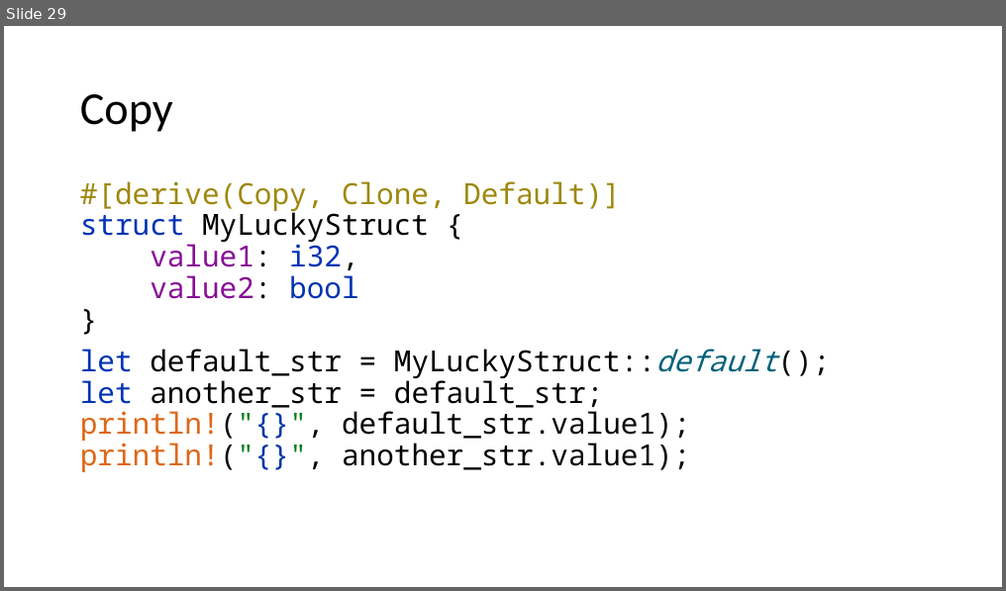
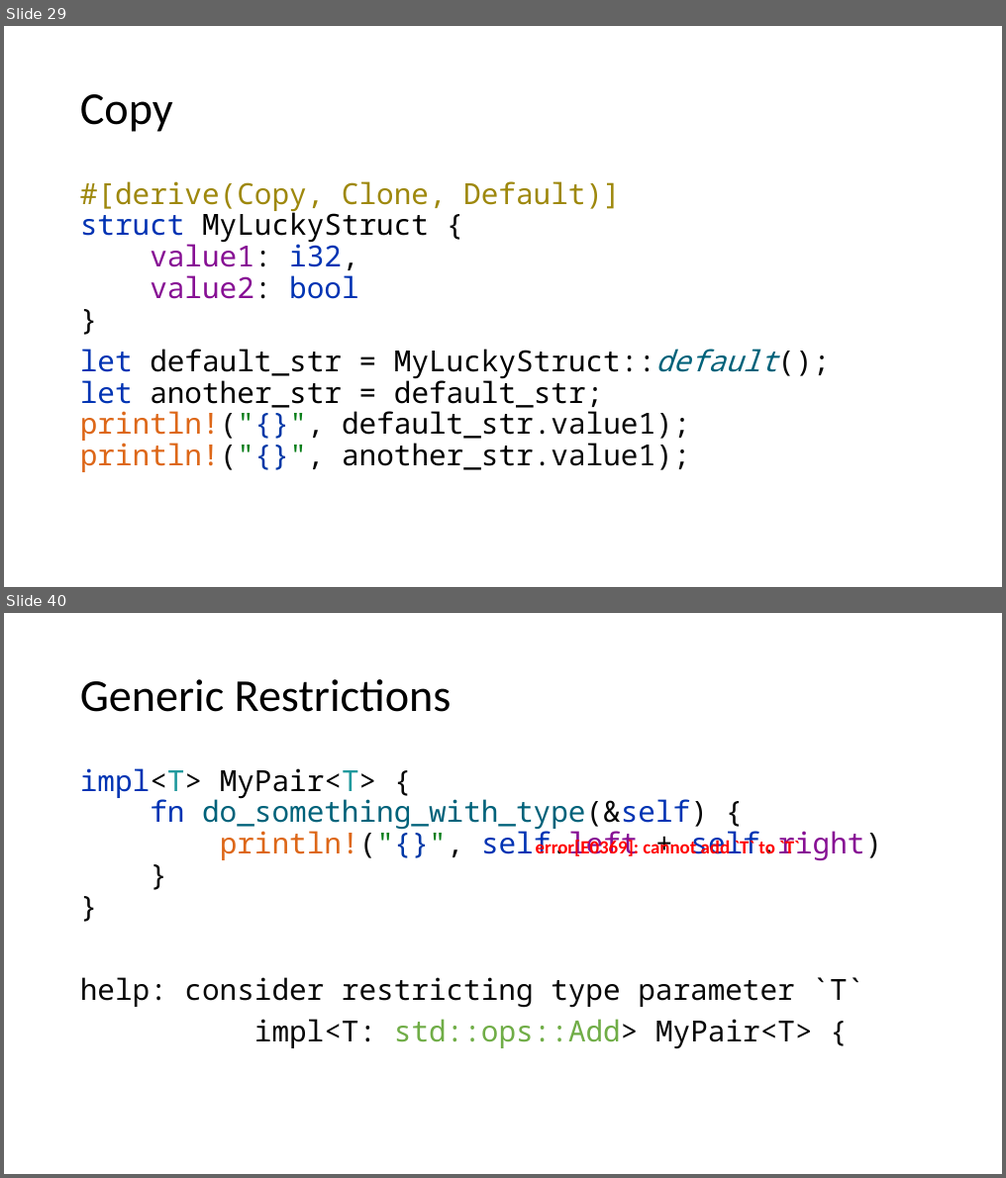
Before and after one commit to kugushev/course-rust-basics, a slide deck: src/03-BuildingBlocks/03-BuildingBlocks.pptx. Shown one above the other, each under a label of ours: slide 29 before the commit, slides 29 and 40 after it; the slides between them are not shown. The pictures are 1006x591 and 1006x1178 pixels, drawn with LibreOffice and Linux fonts; fonts in the diff are those of the drawing. Boxes give left, top, right and bottom in pixels: in the first picture for what was removed or moved away, otherwise in the second. Text is boxed around its words. In the diff, an @@ line names an element or a change of style, - is before the commit and + after.

```diff
--- a/src/03-BuildingBlocks/03-BuildingBlocks.pptx
+++ b/src/03-BuildingBlocks/03-BuildingBlocks.pptx
@@ slide 40 added at (x1=4, y1=613, x2=1002, y2=1174), background #FFFFFF @@
@@ title added at (x1=80, y1=679, x2=451, y2=712), 44 pt, text #000000 @@
+Generic Restrictions
@@ text added at (x1=80, y1=768, x2=882, y2=1050), 28 pt, text #080808 @@
+impl<T> MyPair<T> {
+fn do_something_with_type(&self) {
+println!("{}", self.left + self.right)
+}
+}
+help: consider restricting type parameter `T`
+impl<T: std::ops::Add> MyPair<T> {
@@ text added at (x1=536, y1=838, x2=800, y2=857), 18 pt, text #FF0000, bold @@
+error[E0369]: cannot add `T` to `T`
```
Also in this commit, not shown: 16 other slides added.
